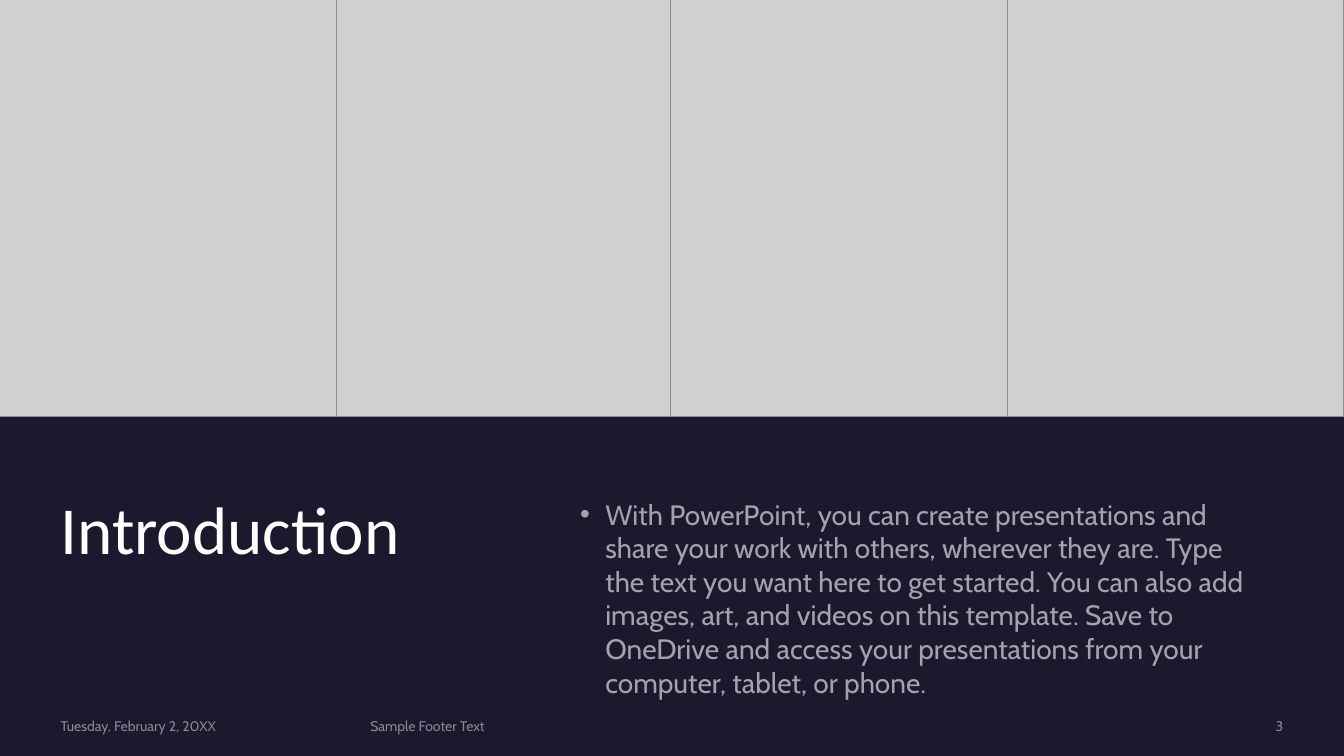
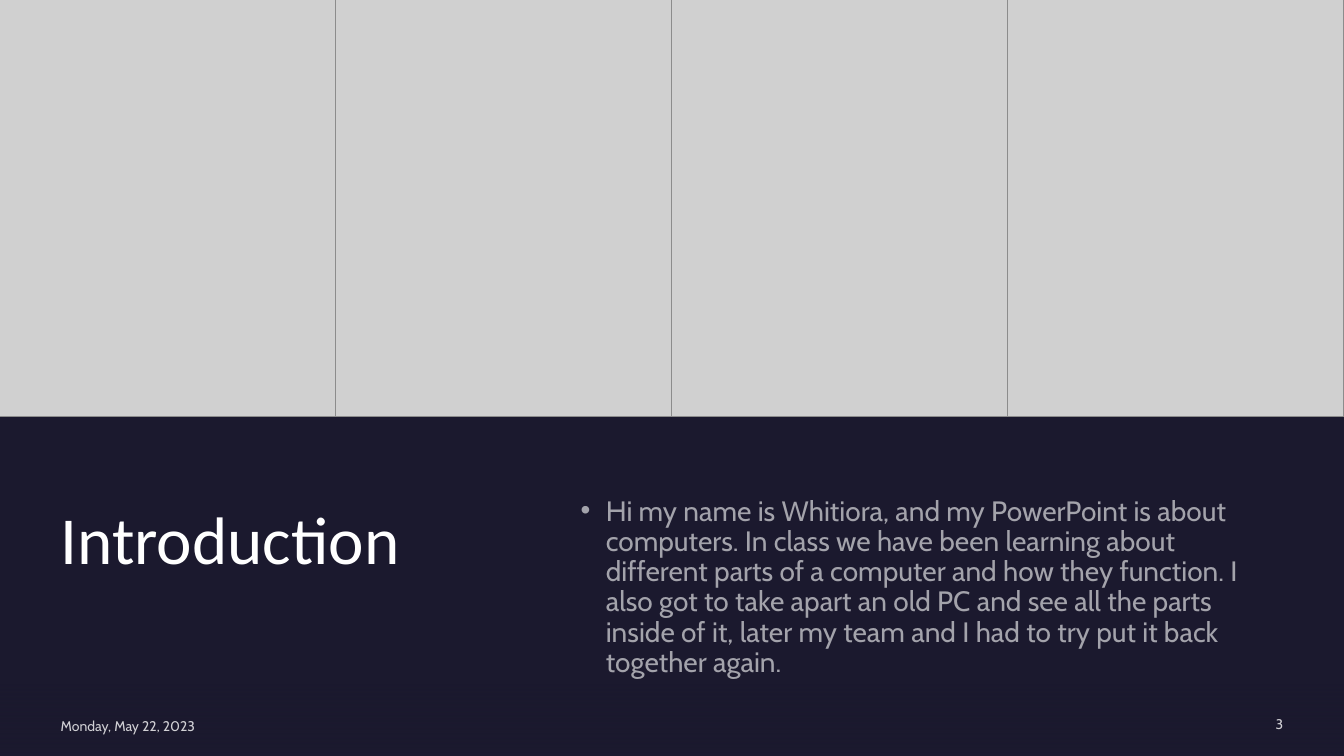
Before and after one commit to Digital-Tech-KKHS/10dtc-computer-hardware-whitiora, a slide deck: slide 3 of Presentation Template.pptx. Drawn at 1344x756 pixels with LibreOffice and Linux fonts; fonts in the diff are those of the drawing; grey boxes stand for pictures. Boxes give left, top, right and bottom in pixels: in the first picture for what was removed or moved away, otherwise in the second. Text is boxed around its words. In the diff, an @@ line names an element or a change of style, - is before the commit and + after.

```diff
--- a/Presentation Template.pptx
+++ b/Presentation Template.pptx
@@ rectangle added at <box>0,0,1344,756</box>, fill #1B192E @@
@@ title "Introduction" at <box>61,517,400,565</box>: line spacing 0.9 to 1 @@
@@ text at <box>606,500,1237,678</box>: text changed @@
-• With PowerPoint, you can create presentations and share your work with others, wherever they are. Type the text you want here to get started. You can also add images, art, and videos on this template. Save to OneDrive and access your presentations from your computer, tablet, or phone.
+• Hi my name is Whitiora, and my PowerPoint is about computers. In class we have been learning about different parts of a computer and how they function. I also got to take apart an old PC and see all the parts inside of it, later my team and I had to try put it back together again.
@@ rectangle added at <box>0,636,1344,756</box>, fill gradient #1B192E @@
@@ page number at <box>1276,719,1284,729</box>: text colour #A6A6A6 at 80% opacity to #FFFFFF at 80% opacity; more space between paragraphs @@
@@ text at <box>61,720,195,735</box>: text changed; text colour #A6A6A6 at 80% opacity to #FFFFFF at 80% opacity @@
-Tuesday, February 2, 20XX
+Monday, May 22, 2023
@@ text removed at <box>370,720,485,734</box> @@
-Sample Footer Text
```
Also in this commit, not shown: 8 other slides changed, 1 other file.
